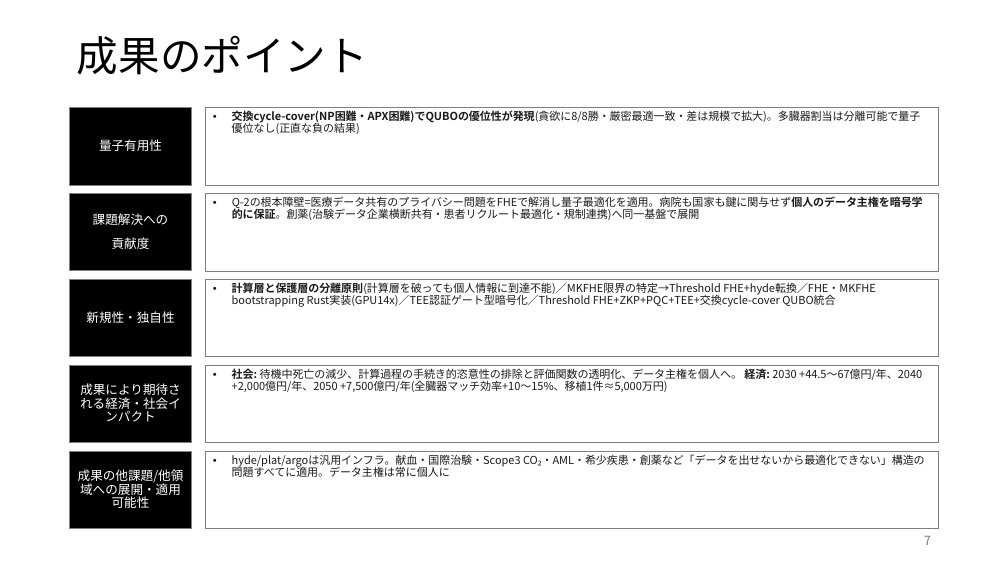
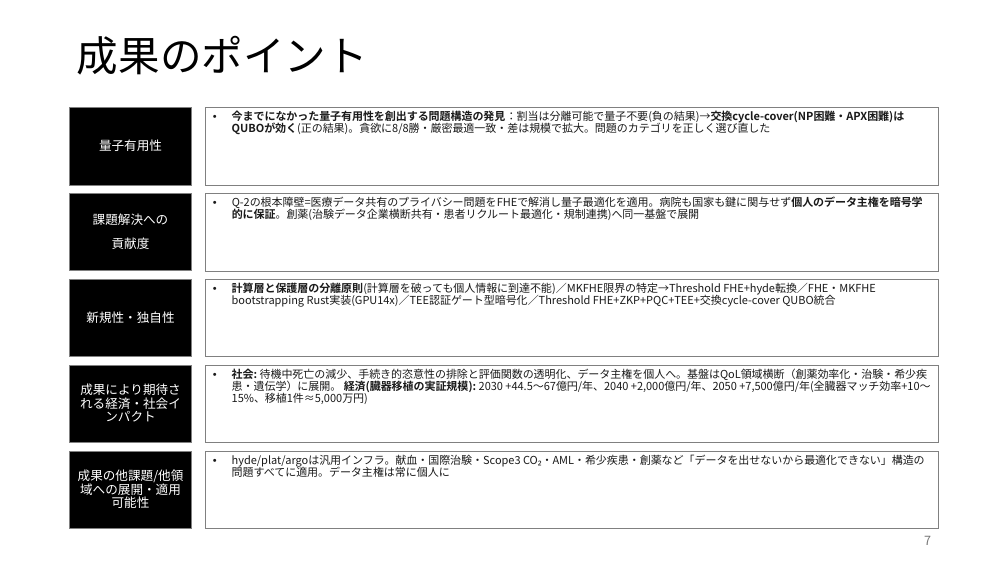
Before and after one commit to Ryujiyasu/niobi, a slide deck: slide 7 of docs/submission/summary_official.pptx. Drawn at 1008x567 pixels with LibreOffice and Linux fonts; fonts in the diff are those of the drawing. Boxes give left, top, right and bottom in pixels: in the first picture for what was removed or moved away, otherwise in the second. Text is boxed around its words. In the diff, an @@ line names an element or a change of style, - is before the commit and + after.

Commit message:
docs: 要約・概要版を「汎用基盤×創薬本命」に再フレーム（QoL領域単位対応）
懸賞金がQoL領域単位（Q-2単独でない）と判明したため、領域内で際立つ布陣に転換。
- 要約: 起点を「臓器移植」→「医療データが出せないために最適化できない（創薬・治験・臓器
  共通）」へ。汎用基盤Niobi／最初の実証=臓器移植／本命適用先=創薬エコシステム（治験データ
  横断共有・患者リクルート）の三層を明示。Q-2本文の語彙（薬剤治療データ・治験戦略・量子最適化）
  と接続。≤1000字を維持（989字）。
- 概要版: 冒頭を同三層フレームに。「成果のポイント」を審査観点筆頭の語彙「今までになかった
  量子有用性を創出する問題構造の発見」（割当=分離可能で量子不要→交換cycle-cover=NP困難で
  量子必須）で前面化。インパクトをQoL横断（創薬・治験・希少疾患・遺伝学）に拡張し、経済数値は
  「臓器移植の実証規模」と明示。
official成果物4点を再生成・再匿名化（report 71pp、作成者空欄、表紙の氏名のみ）。

```diff
--- a/docs/submission/summary_official.pptx
+++ b/docs/submission/summary_official.pptx
@@ text in rectangle at <box>232,110,905,135</box>: text changed @@
-• 交換cycle-cover(NP困難・APX困難)でQUBOの優位性が発現(貪欲に8/8勝・厳密最適一致・差は規模で拡大)。多臓器割当は分離可能で量子優位なし(正直な負の結果)
+• 今までになかった量子有用性を創出する問題構造の発見：割当は分離可能で量子不要(負の結果)→交換cycle-cover(NP困難・APX困難)はQUBOが効く(正の結果)。貪欲に8/8勝・厳密最適一致・差は規模で拡大。問題のカテゴリを正しく選び直した
@@ text in rectangle at <box>232,368,930,404</box>: text changed @@
-• 社会: 待機中死亡の減少、計算過程の手続き的恣意性の排除と評価関数の透明化、データ主権を個人へ。 経済: 2030 +44.5〜67億円/年、2040 +2,000億円/年、2050 +7,500億円/年(全臓器マッチ効率+10〜15%、移植1件≈5,000万円)
+• 社会: 待機中死亡の減少、手続き的恣意性の排除と評価関数の透明化、データ主権を個人へ。基盤はQoL領域横断（創薬効率化・治験・希少疾患・遺伝学）に展開。 経済(臓器移植の実証規模): 2030 +44.5〜67億円/年、2040 +2,000億円/年、2050 +7,500億円/年(全臓器マッチ効率+10〜15%、移植1件≈5,000万円)
```
Also in this commit, not shown: 1 other slide changed, 5 other files.
